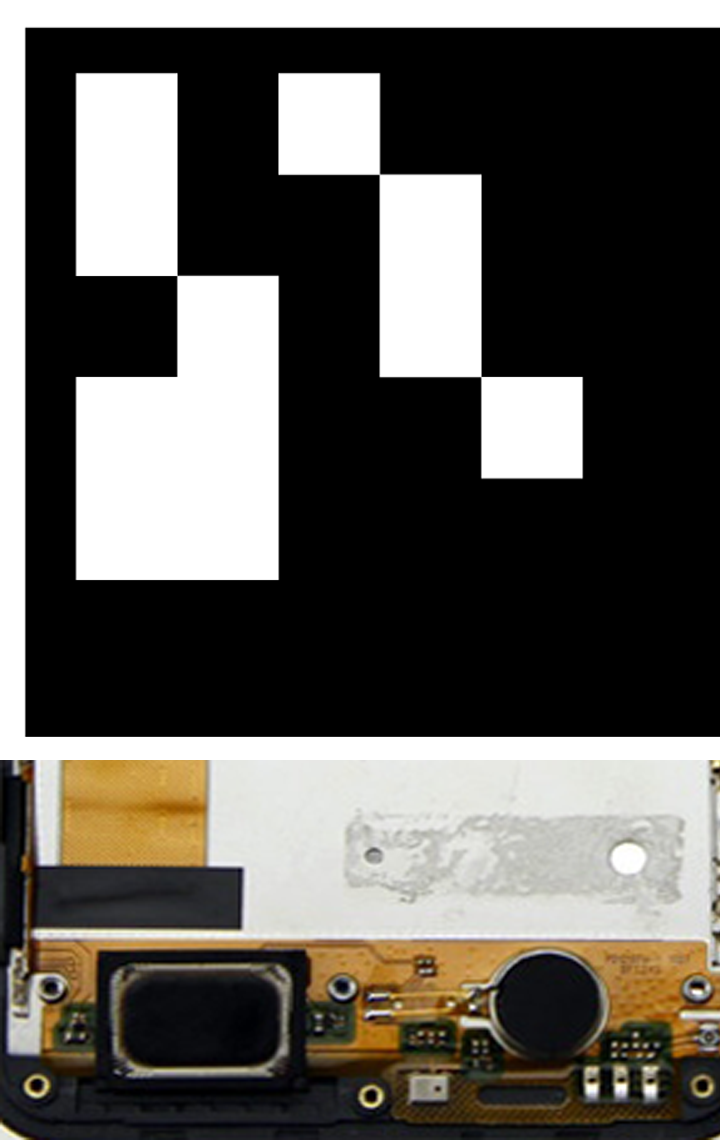
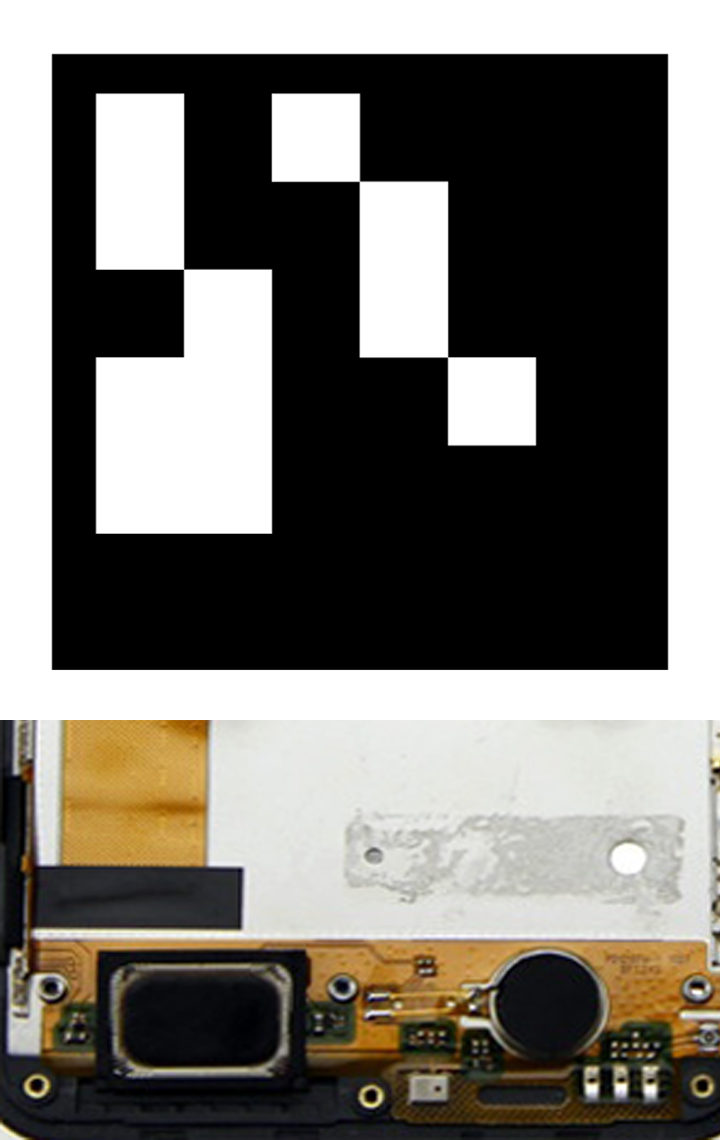
Layer changes from the first 720px x 1140px image to the second:
painted on "Layer 2" over (0, 26, 720, 760)
added layer "Rectangle 1" above "Layer 1" over (24, 26, 720, 720)
